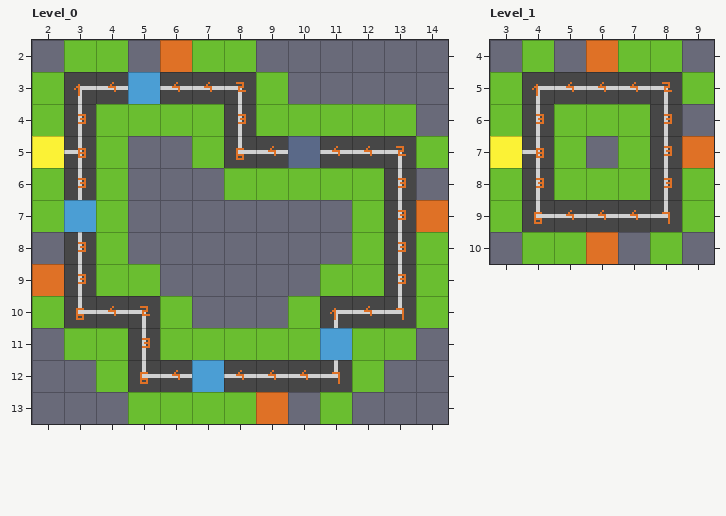
An edit to a level. LDtk project, assets/maps/maps.ldtk. That is the earlier state.
Cells are 16x16 px. Shown: Level_0 x 2..14, y 2..13; Level_1 x 3..9, y 4..10.
Once edited:
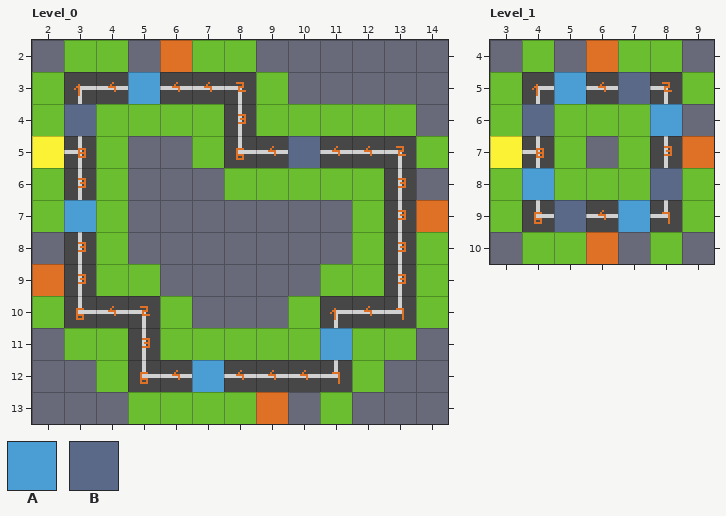
Key: from "Obstacles": A 1 "WatterPuddle", B 2 "RoadWork".
_ is an empty cell.
Edits made:
Layer "Obstacles", Level_0:
There is now tile B in row 4 at x 3.
Layer "Obstacles", Level_1:
There is now tile A in row 5 at x 5; in row 6 at x 8; in row 8 at x 4; in row 9 at x 7.
There is now tile B in row 5 at x 7; in row 6 at x 4; in row 8 at x 8; in row 9 at x 5.
